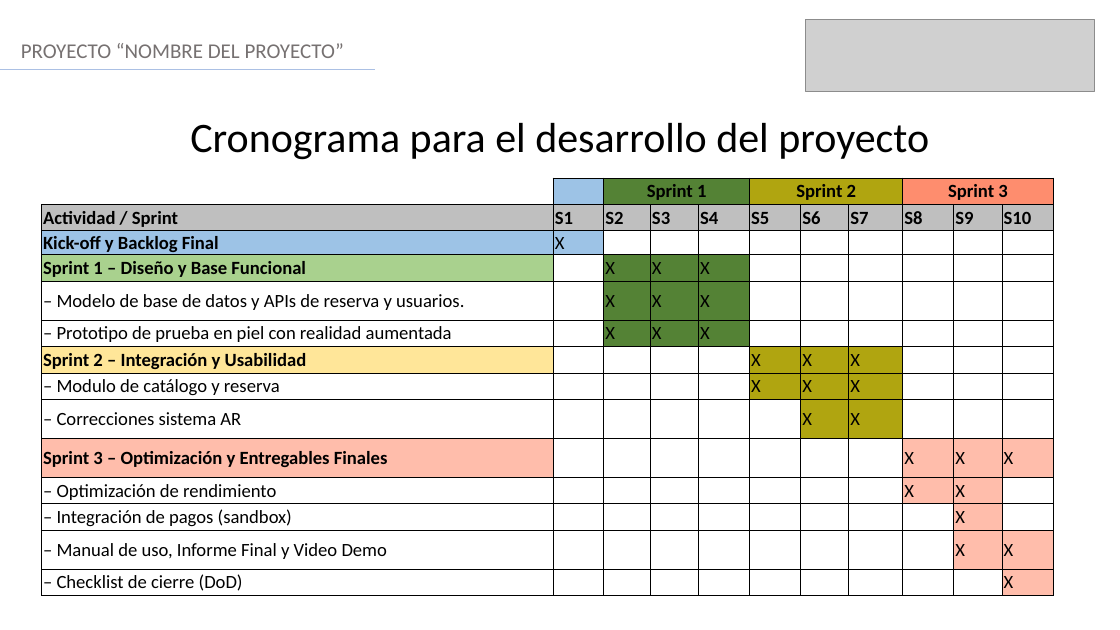
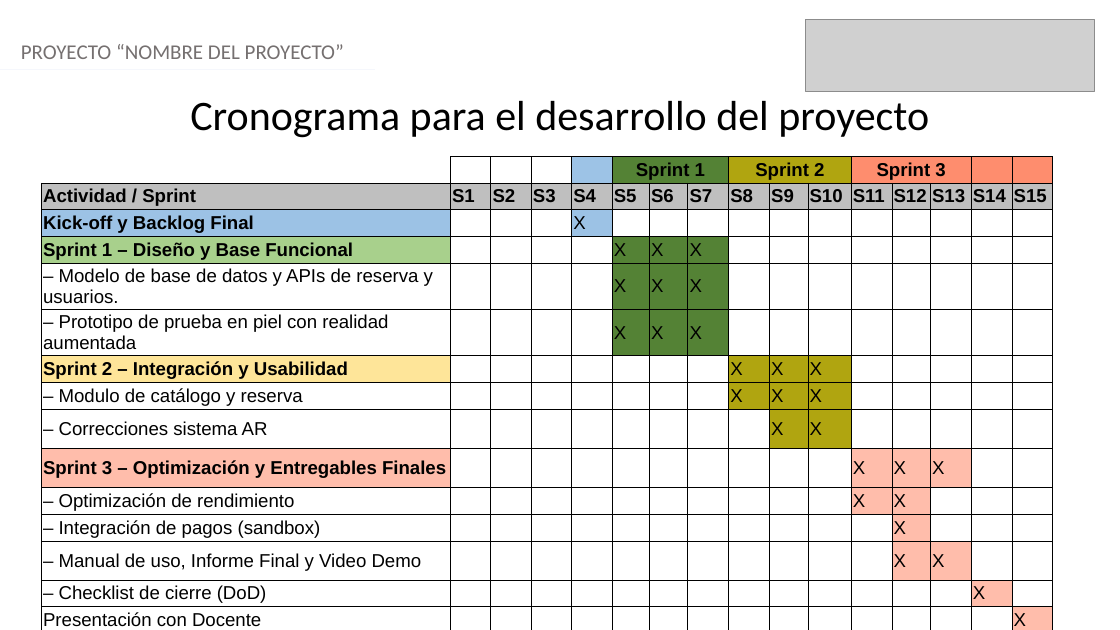
Before and after one commit to FelixCifuentesCid/Grupo14, a slide deck: slide 5 of Fase 1/Evidencias Grupales/Presentación Proyecto.pptx. Drawn at 1120x630 pixels with LibreOffice and Linux fonts; fonts in the diff are those of the drawing; grey boxes stand for pictures. Boxes give left, top, right and bottom in pixels: in the first picture for what was removed or moved away, otherwise in the second. Text is boxed around its words. In the diff, an @@ line names an element or a change of style, - is before the commit and + after.

```diff
--- a/Fase 1/Evidencias Grupales/Presentación Proyecto.pptx
+++ b/Fase 1/Evidencias Grupales/Presentación Proyecto.pptx
@@ text "PROYECTO “NOMBRE DEL PROYECTO”" at (21, 44, 344, 59): text colour #767171 to #757070 @@
@@ text "Cronograma para el desarrollo del ...": place and size @@
-text "Cronograma para el desarrollo del ..." at (190, 123, 929, 160)
+text "Cronograma para el desarrollo del ..." at (190, 101, 929, 138)
@@ line (0, 70) - (376, 70): stroke #ABC0E4 1.25 pt to #F5F7FC 1.25 pt @@
@@ table at (41, 156, 1054, 630) @@
- |  | Sprint 1 |  |  | Sprint 2 |  |  | Sprint 3 |  | 
-Actividad / Sprint | S1 | S2 | S3 | S4 | S5 | S6 | S7 | S8 | S9 | S10
-Kick-off y Backlog Final | X |  |  |  |  |  |  |  |  | 
-Sprint 1 – Diseño y Base Funcional |  | X | X | X |  |  |  |  |  | 
-– Modelo de base de datos y APIs de reserva y usuarios. |  | X | X | X |  |  |  |  |  | 
-– Prototipo de prueba en piel con realidad aumentada |  | X | X | X |  |  |  |  |  | 
-Sprint 2 – Integración y Usabilidad |  |  |  |  | X | X | X |  |  | 
-– Modulo de catálogo y reserva |  |  |  |  | X | X | X |  |  | 
-– Correcciones sistema AR |  |  |  |  |  | X | X |  |  | 
-Sprint 3 – Optimización y Entregables Finales |  |  |  |  |  |  |  | X | X | X
-– Optimización de rendimiento |  |  |  |  |  |  |  | X | X | 
-– Integración de pagos (sandbox) |  |  |  |  |  |  |  |  | X | 
-– Manual de uso, Informe Final y Video Demo |  |  |  |  |  |  |  |  | X | X
-– Checklist de cierre (DoD) |  |  |  |  |  |  |  |  |  | X
+ |  |  |  |  | Sprint 1 |  |  | Sprint 2 |  |  | Sprint 3 |  |  |  | 
+Actividad / Sprint | S1 | S2 | S3 | S4 | S5 | S6 | S7 | S8 | S9 | S10 | S11 | S12 | S13 | S14 | S15
+Kick-off y Backlog Final |  |  |  | X |  |  |  |  |  |  |  |  |  |  | 
+Sprint 1 – Diseño y Base Funcional |  |  |  |  | X | X | X |  |  |  |  |  |  |  | 
+– Modelo de base de datos y APIs de reserva y usuarios. |  |  |  |  | X | X | X |  |  |  |  |  |  |  | 
+– Prototipo de prueba en piel con realidad aumentada |  |  |  |  | X | X | X |  |  |  |  |  |  |  | 
+Sprint 2 – Integración y Usabilidad |  |  |  |  |  |  |  | X | X | X |  |  |  |  | 
+– Modulo de catálogo y reserva |  |  |  |  |  |  |  | X | X | X |  |  |  |  | 
+– Correcciones sistema AR |  |  |  |  |  |  |  |  | X | X |  |  |  |  | 
+Sprint 3 – Optimización y Entregables Finales |  |  |  |  |  |  |  |  |  |  | X | X | X |  | 
+– Optimización de rendimiento |  |  |  |  |  |  |  |  |  |  | X | X |  |  | 
+– Integración de pagos (sandbox) |  |  |  |  |  |  |  |  |  |  |  | X |  |  | 
+– Manual de uso, Informe Final y Video Demo |  |  |  |  |  |  |  |  |  |  |  | X | X |  | 
+– Checklist de cierre (DoD) |  |  |  |  |  |  |  |  |  |  |  |  |  | X | 
+Presentación con Docente |  |  |  |  |  |  |  |  |  |  |  |  |  |  | X
@@ table: place and size @@
-table at (41, 178, 1053, 596)
+table at (41, 156, 1054, 630)
```
Also in this commit, not shown: 4 other slides changed, 1 other file.
